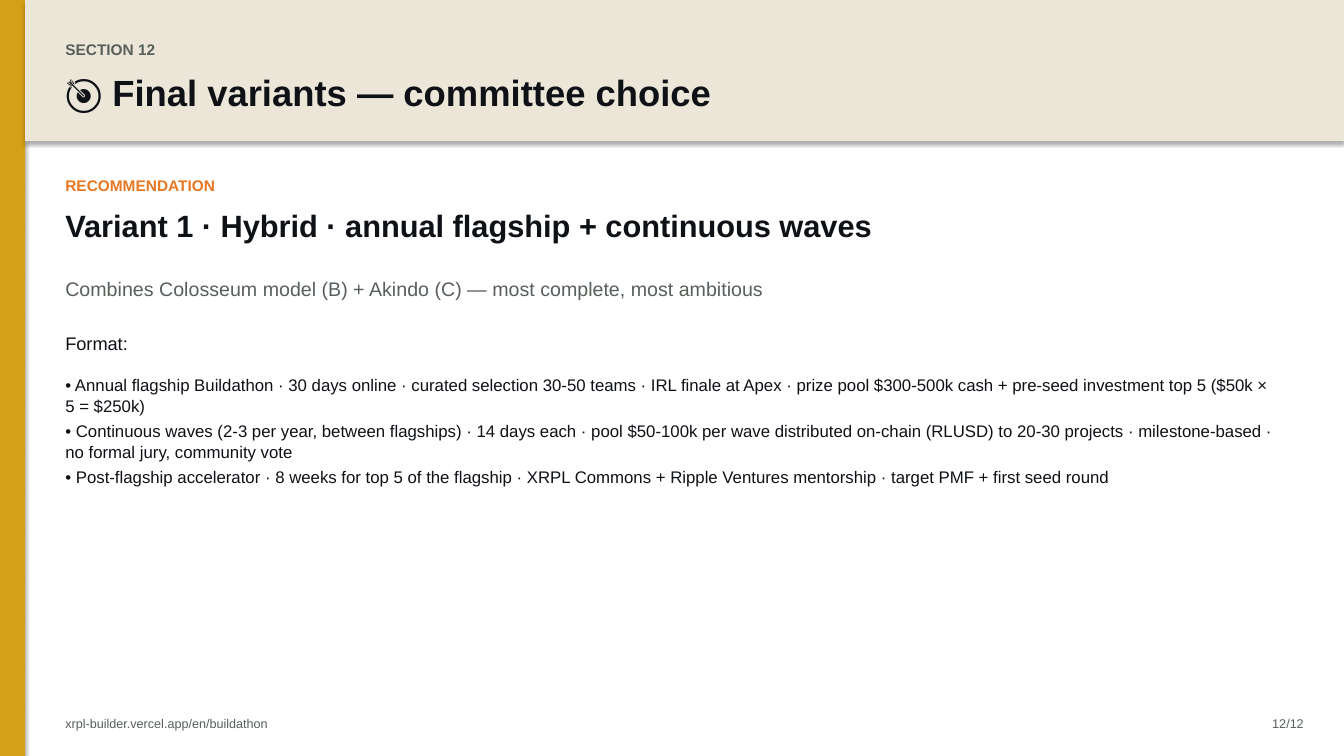
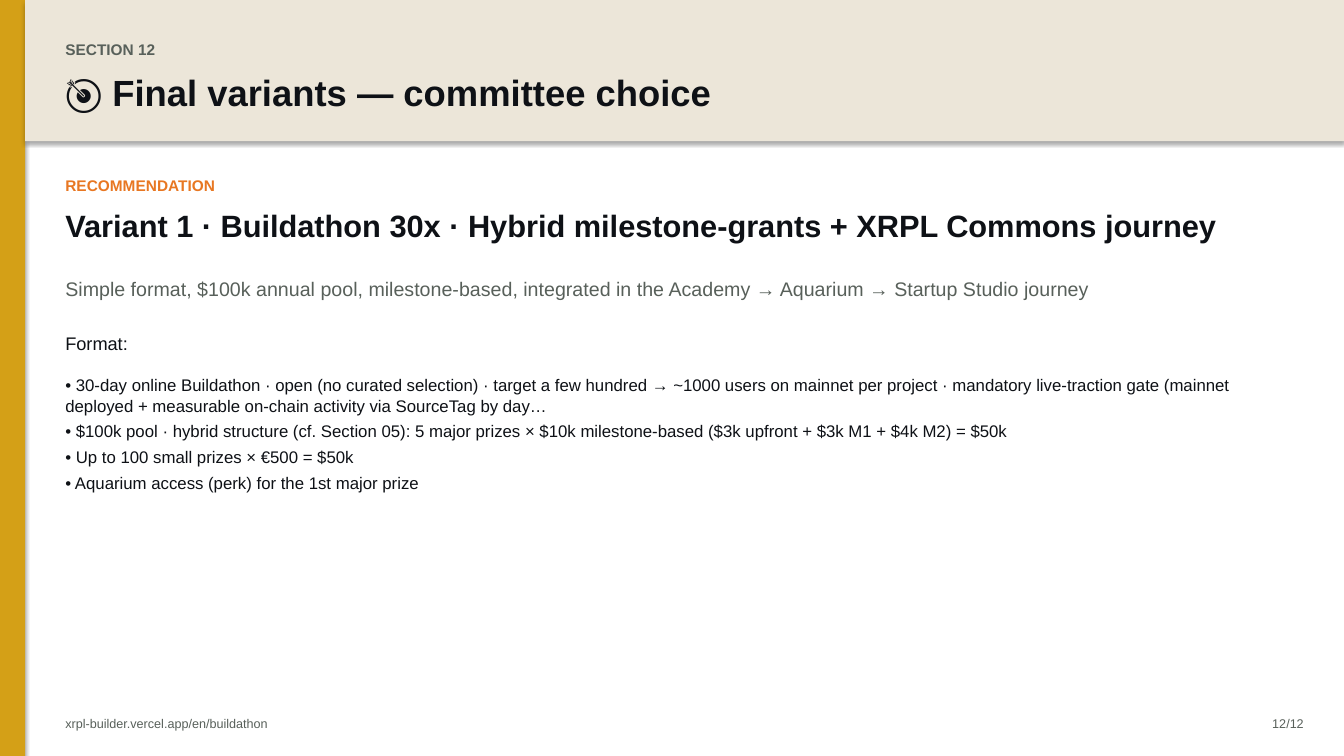
Before and after one commit to AurelienBg/xrpl-builder, a slide deck: slide 13 of buildathon-deck-en.pptx. Drawn at 1344x756 pixels with LibreOffice and Linux fonts; fonts in the diff are those of the drawing. Boxes give left, top, right and bottom in pixels: in the first picture for what was removed or moved away, otherwise in the second. Text is boxed around its words. In the diff, an @@ line names an element or a change of style, - is before the commit and + after.

Commit message:
feat(buildathon): apply comité decisions May 13, 2026
Major refactor across Sections 00, 01, 04, 05, 11, 12 + regenerate .pptx decks.

Section 01 (Name):
- Main proposal: "Buildathon 30^x" (was "Building zone")
- "Building zone" removed entirely from the alternatives
- "Buildathon 30x30" removed (became 30^x as main)
- Remaining alternatives: Buildathon (generic) · ChallengeX

Section 04 (Registry):
- Added realistic ambition target to green banner: "a few hundred to ~1000 users" per project on mainnet by day 30
- Decision attribution: committee May 13, 2026

Section 05 (Prizes) — full refonte:
- Pool $100k (was $30k) · 2026 annual budget
- Hybrid structure (3 brackets):
  - 5 major milestone-grants $10k each = $50k (structure: $3k upfront + $3k at M1 / 3mo + $4k at M2 / 6mo)
  - Up to 100 small prizes × €500 = $50k (no hard cap, pool-bounded)
  - Aquarium access for the 1st major prize (perk, no extra cash)
- Live-traction gate maintained (mainnet + on-chain via SourceTag day 30)
- Old "Pool $30k volume-gated" structure preserved in Alternatives

Section 00 (Synthesis):
- New green block "Parcours XRPL Commons" placing the Buildathon in context:
  Academy (academy.xrpl-commons.org) → Buildathon 30^x → Aquarium → Startup Studio (coming soon)
- Content produced during the Buildathon feeds back into the Academy
- Perpetual Hackathon flagged as distinct future project (not 2026 edition)

Section 11 (Inspiration):
- Solana Colosseum row enriched with Eternal (perpetual variant) sub-mention
- Frontier and Eternal both listed as inspiring models for XRPL Commons

Section 12 (Variant 1):
- Completely rewritten with comité-decided parameters:
  - Buildathon 30^x · Hybrid milestone-grants + XRPL Commons journey
  - $100k pool · 1 FTE · low overhead (~$120-150k all-in 1st edition)
  - Open (not curated) · target a few hundred → 1000 users
  - Weekly ship cadence + Commons amplification + IRL Commons House
  - Path integration: content → Academy, top 1 → Aquarium, suite → Startup Studio
- Variants 2 (Colosseum-pure) and 3 (Builders Cohort) preserved as alternatives

Decks regenerated:
- buildathon-deck.pptx (FR)
- buildathon-deck-en.pptx (EN)

FR + EN mirrored everywhere.

```diff
--- a/buildathon-deck-en.pptx
+++ b/buildathon-deck-en.pptx
@@ text at [65, 214, 1216, 242]: text changed @@
-Variant 1 · Hybrid · annual flagship + continuous waves
+Variant 1 · Buildathon 30x · Hybrid milestone-grants + XRPL Commons journey
@@ text at [65, 281, 1088, 300]: text changed @@
-Combines Colosseum model (B) + Akindo (C) — most complete, most ambitious
+Simple format, $100k annual pool, milestone-based, integrated in the Academy → Aquarium → Startup Studio journey
@@ text at [65, 379, 1229, 493]: text changed @@
-• Annual flagship Buildathon · 30 days online · curated selection 30-50 teams · IRL finale at Apex · prize pool $300-500k cash + pre-seed investment top 5 ($50k × 5 = $250k)
-• Continuous waves (2-3 per year, between flagships) · 14 days each · pool $50-100k per wave distributed on-chain (RLUSD) to 20-30 projects · milestone-based · no formal jury, community vote
-• Post-flagship accelerator · 8 weeks for top 5 of the flagship · XRPL Commons + Ripple Ventures mentorship · target PMF + first seed round
+• 30-day online Buildathon · open (no curated selection) · target a few hundred → ~1000 users on mainnet per project · mandatory live-traction gate (mainnet deployed + measurable on-chain activity via SourceTag by day…
+• $100k pool · hybrid structure (cf. Section 05): 5 major prizes × $10k milestone-based ($3k upfront + $3k M1 + $4k M2) = $50k
+• Up to 100 small prizes × €500 = $50k
+• Aquarium access (perk) for the 1st major prize
```
Also in this commit, not shown: 4 other slides changed, 3 other files.
